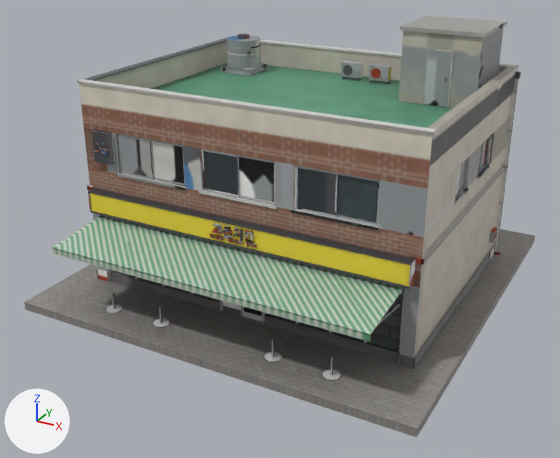
The FBX model cs2_ilsan/CS2Assets/IlsanChicken01/IlsanChicken01_LOD1.fbx: old version first, new version second.
Camera for both pictures: a camera (50 mm lens) standing at (13.4, -26.3, 14.7) and looking at (-0.3, -1.4, 2.2). Arrows for +X, +Y and +Z are at lower left; the lights stay in place. The older version comes first. Where no turn or scale is listed for an object, it has been applied to the vertices.

Names of what the first picture shows: 'IlsanChicken01_LOD1'.
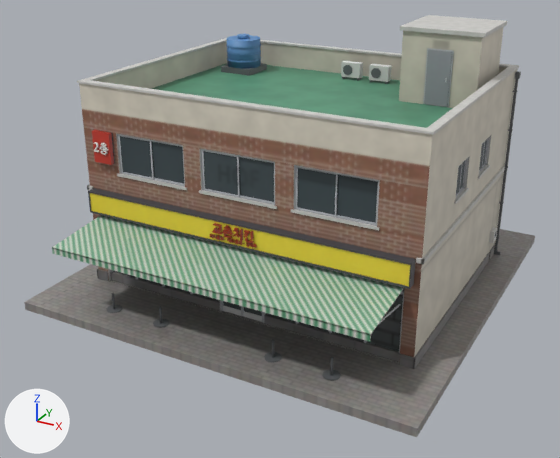
Scene script edits in JSON lines:
```json
{"block": "me_ilsanchicken01_lod1", "where": "# used by ob_ilsanchicken01_lod1; location = (0.0, 0.0, 0.0)"}
{"op": "remove", "block": "me_ilsanchicken01_lod1", "code": "me_ilsanchicken01_lod1.from_pydata(...)  # 4218 vertices, 6593 faces; spans x -7.9..7.9, y -7.9..7.9, z -0.3..9.9"}
{"op": "add", "block": "me_ilsanchicken01_lod1", "code": "me_ilsanchicken01_lod1.from_pydata(...)  # 4979 vertices, 7736 faces; spans x -7.9..7.9, y -7.9..7.9, z -0.3..9.9"}
{"block": "me_ilsanchicken01_lod1", "change": "me_ilsanchicken01_lod1 part 1: 158 vertices moved within x -0.9..0.8, y -5.4..-5.3, z 3.3..3.8; 616 vertices added at x -1.0..1.0, y -5.4..-5.3, z 3.3..3.9"}
{"block": "me_ilsanchicken01_lod1", "change": "me_ilsanchicken01_lod1 part 2: 56 vertices moved within x -6.1..-5.5, y -5.2, z 5.6..6.0; 2 vertices removed from x -6.0, y -5.2, z 5.7; 147 vertices added at x -6.1..-5.5, y -5.2, z 5.6..6.0"}
{"block": "me_ilsanchicken01_lod1", "change": "me_ilsanchicken01_lod1 part 3: 4115 kept faces spanning x -7.9..7.9, y -7.9..7.9, z -0.3..9.9 get new texture (UV) coordinates"}
```

Changed parts and their boxes [x1, y1, x2, y2] in the pictures (560 x 458 px):
```json
{"part": 1, "of": "me_ilsanchicken01_lod1", "change": "reshaped", "before": [214, 225, 257, 247], "after": [210, 224, 257, 248]}
{"part": 2, "of": "me_ilsanchicken01_lod1", "change": "reshaped", "before": [94, 142, 108, 154], "after": [94, 142, 109, 155]}
{"part": 3, "of": "me_ilsanchicken01_lod1", "change": "surface changed", "before": [77, 15, 521, 407], "after": [77, 15, 521, 407]}
```
